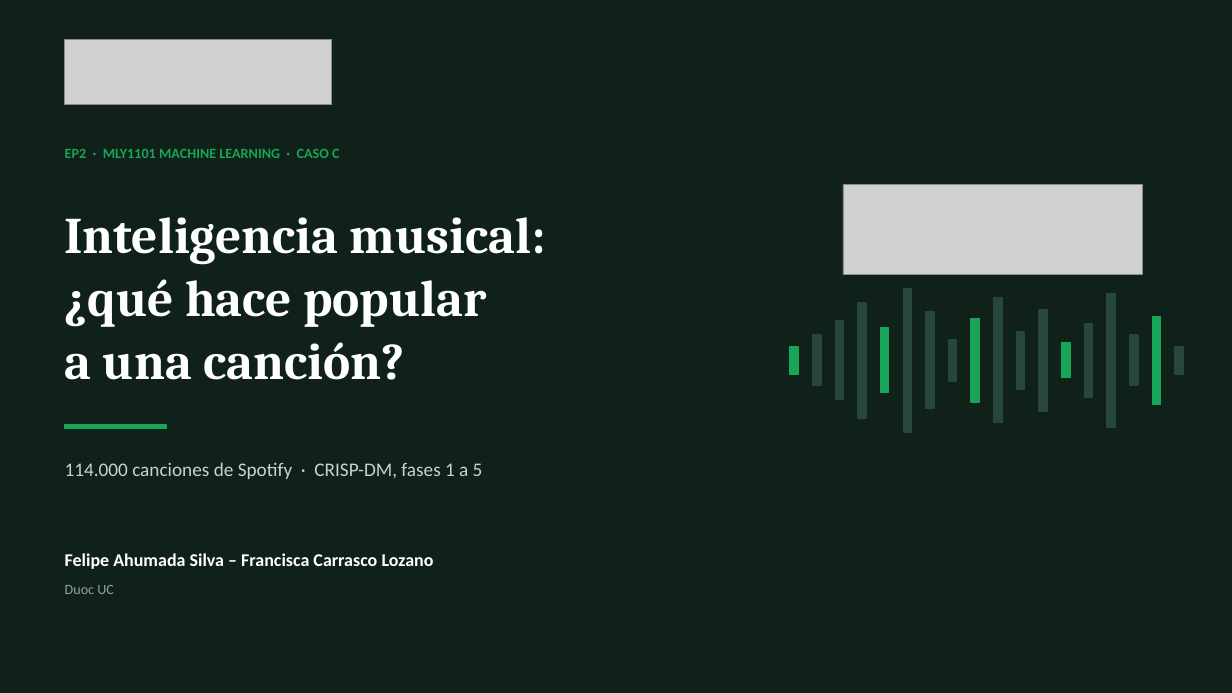
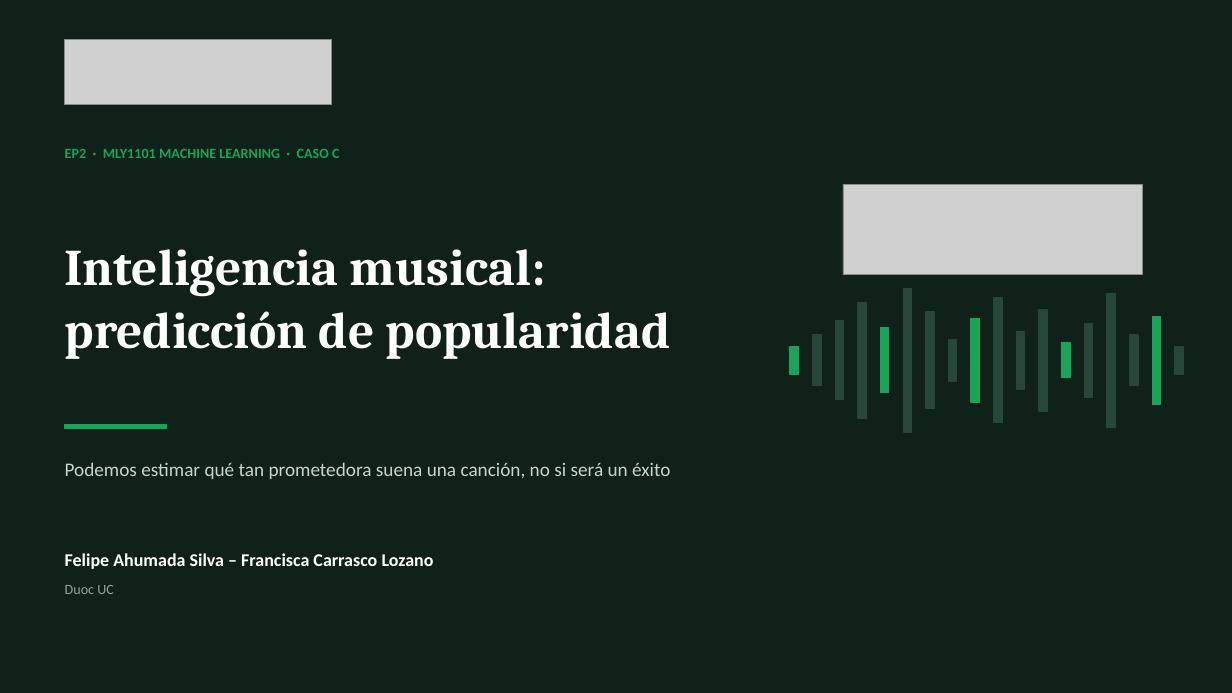
Before and after one commit to Felipe-Ahumada/Spotify-Tracks-Dataset, a slide deck: slide 1 of docs/EP1_Spotify_Presentacion_1.pptx. Drawn at 1232x693 pixels with LibreOffice and Linux fonts; fonts in the diff are those of the drawing; grey boxes stand for pictures. Boxes give left, top, right and bottom in pixels: in the first picture for what was removed or moved away, otherwise in the second. Text is boxed around its words. In the diff, an @@ line names an element or a change of style, - is before the commit and + after.

```diff
--- a/docs/EP1_Spotify_Presentacion_1.pptx
+++ b/docs/EP1_Spotify_Presentacion_1.pptx
@@ text at [65,311,671,359]: text changed @@
-¿qué hace popular
-a una canción?
+predicción de popularidad
@@ text at [65,462,670,479]: text changed @@
-114.000 canciones de Spotify · CRISP-DM, fases 1 a 5
+Podemos estimar qué tan prometedora suena una canción, no si será un éxito
```
Also in this commit, not shown: 4 other slides changed, 5 slides added, 11 slides removed, 7 other files.
